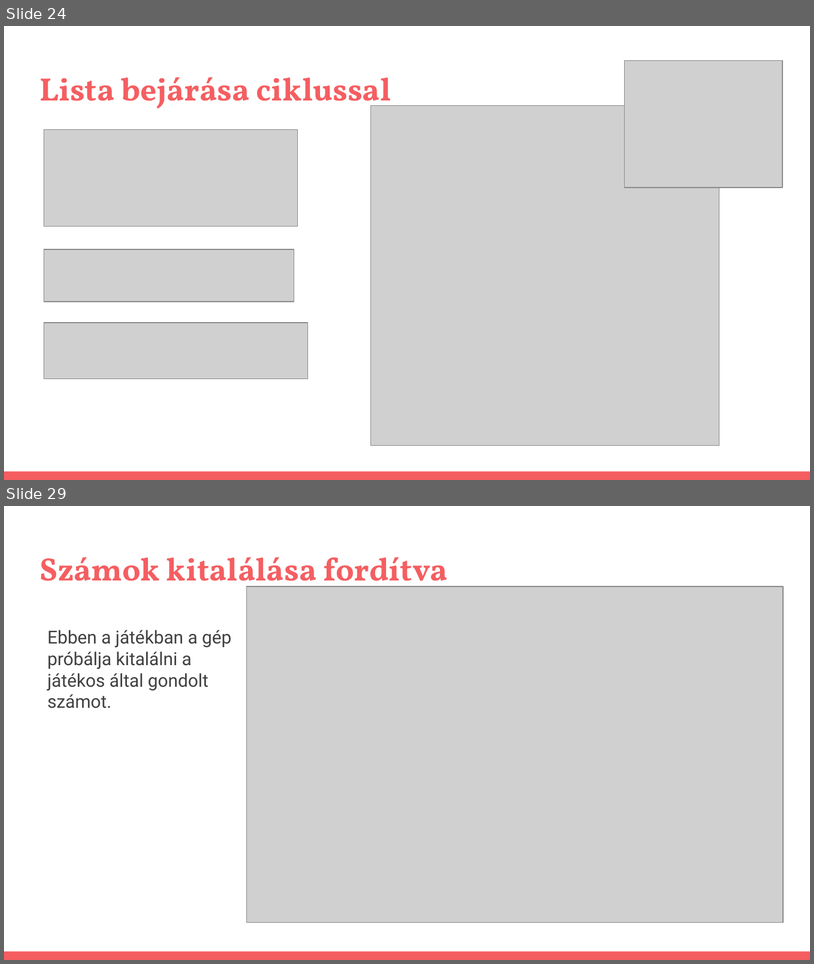
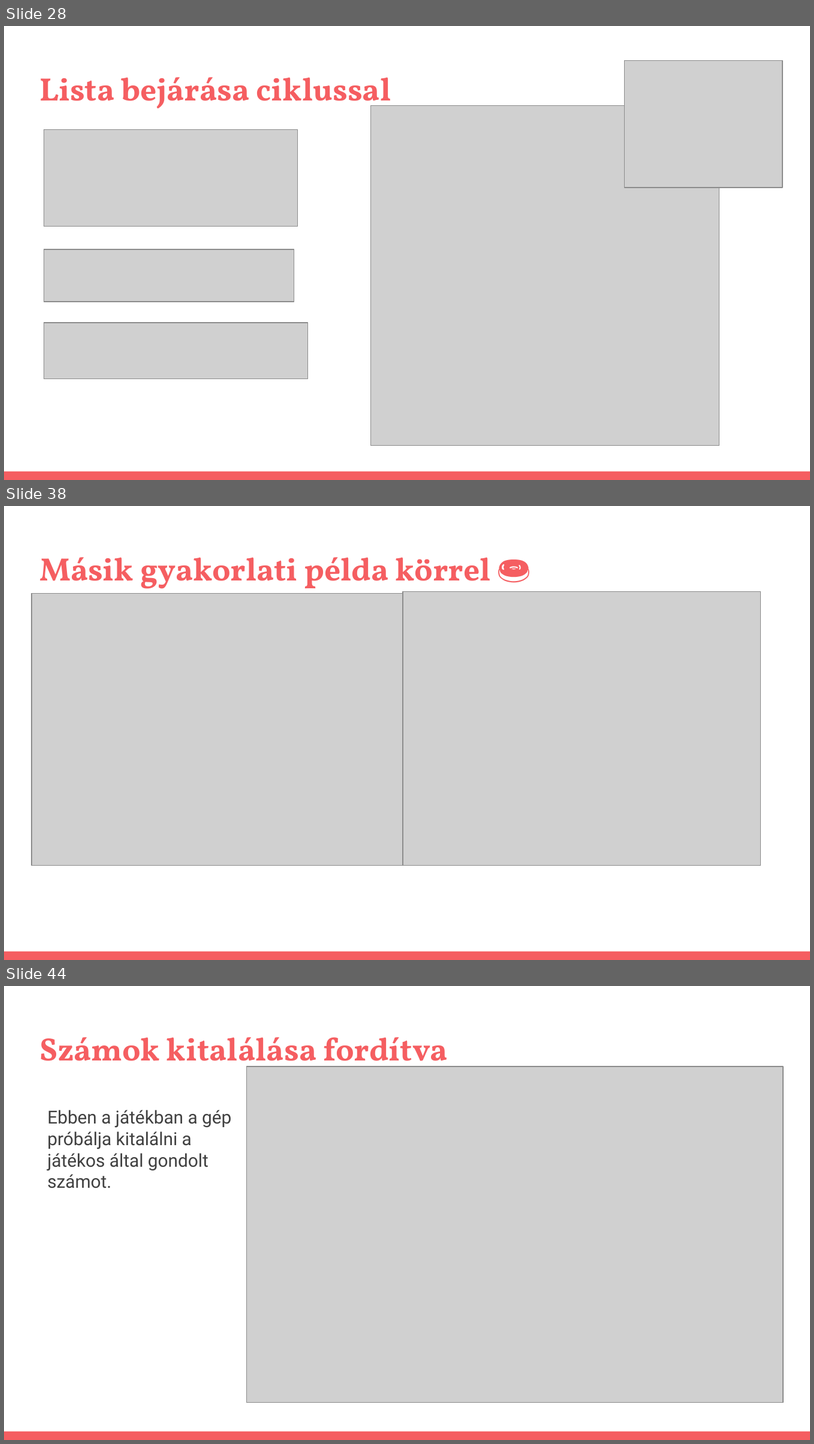
Before and after one commit to pisti72/infoka, a slide deck: prog/Bevezetés a Programozás Világába.pptx. Shown one above the other, each under a label of ours: slides 24 and 29 before the commit, slides 28, 38 and 44 after it; the slides between them are not shown. The pictures are 814x964 and 814x1444 pixels, drawn with LibreOffice and Linux fonts; fonts in the diff are those of the drawing; grey boxes stand for pictures. Boxes give left, top, right and bottom in pixels: in the first picture for what was removed or moved away, otherwise in the second. Text is boxed around its words. In the diff, an @@ line names an element or a change of style, - is before the commit and + after.

```diff
--- a/prog/Bevezetés a Programozás Világába.pptx
+++ b/prog/Bevezetés a Programozás Világába.pptx
@@ slide 38 added at (x1=4, y1=506, x2=810, y2=960), background #FFFFFF; not listed: 1 template element that a slide beside it also shows @@
@@ title added at (x1=39, y1=557, x2=491, y2=595), 28.8 pt, text #F55E61, bold @@
+Másik gyakorlati példa körrel 🍩
@@ picture added at (x1=32, y1=593, x2=412, y2=865) @@
@@ picture added at (x1=403, y1=591, x2=761, y2=865) @@
@@ what was slide 24 is now slide 28 @@
@@ what was slide 29 is now slide 44 @@
```
Also in this commit, not shown: 6 slides changed, 18 other slides added, 2 other files.
